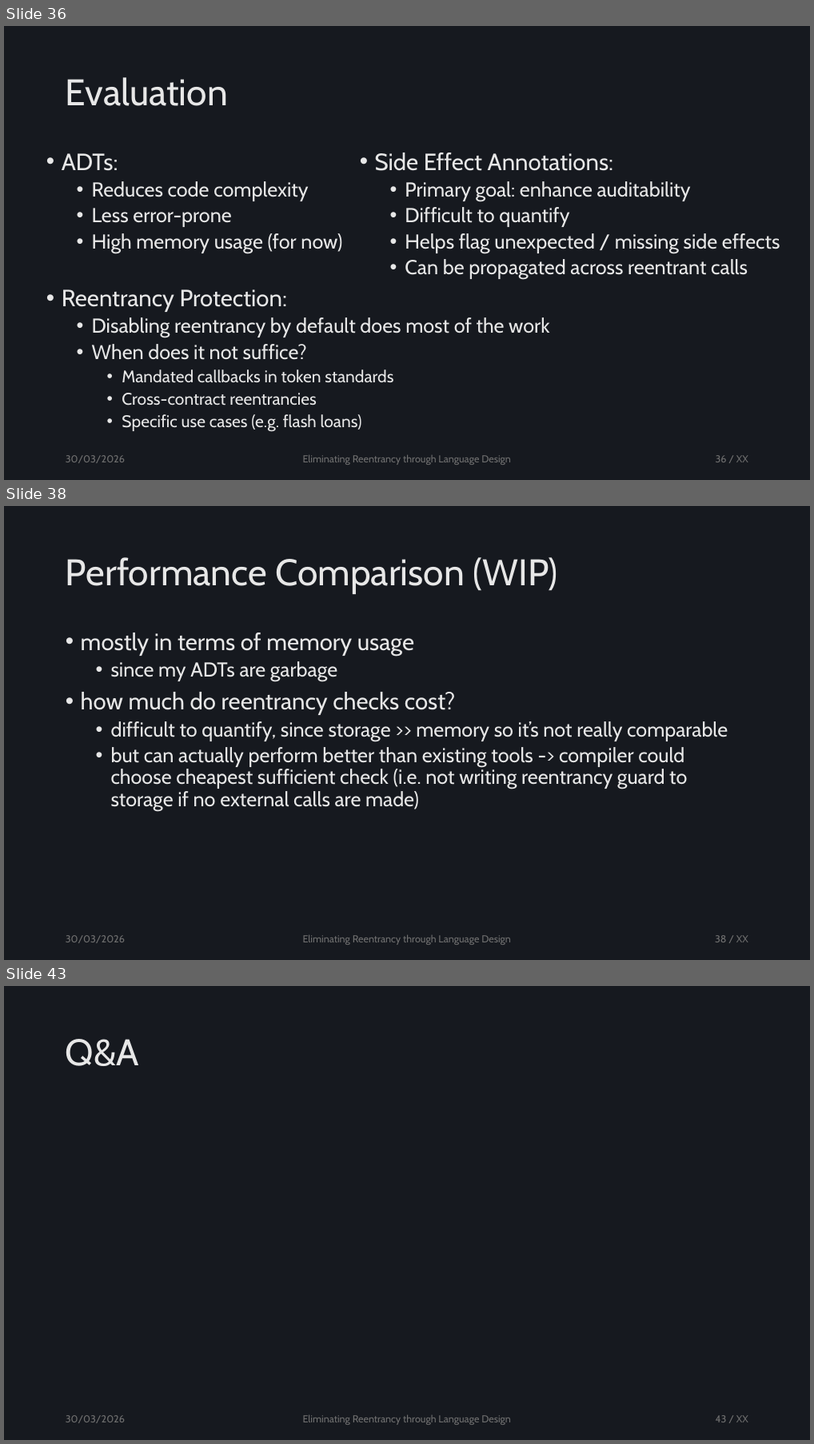
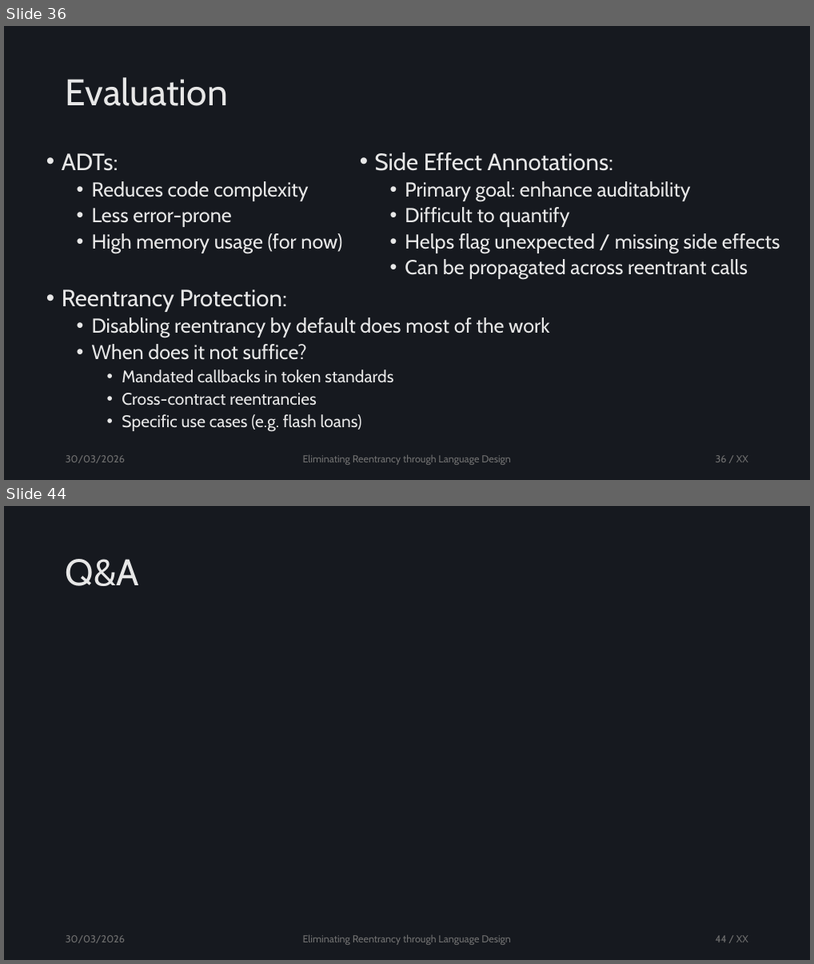
Before and after one commit to tzann/thesis, a slide deck: doc/presentation/Thesis.pptx. Shown one above the other, each under a label of ours: slides 36, 38 and 43 before the commit, slides 36 and 44 after it; the slides between them are not shown. The pictures are 814x1444 and 814x964 pixels, drawn with LibreOffice and Linux fonts; fonts in the diff are those of the drawing. Boxes give left, top, right and bottom in pixels: in the first picture for what was removed or moved away, otherwise in the second. Text is boxed around its words. In the diff, an @@ line names an element or a change of style, - is before the commit and + after.

```diff
--- a/doc/presentation/Thesis.pptx
+++ b/doc/presentation/Thesis.pptx
@@ slide 38 removed at [4,506,810,960], background #16191F @@
@@ title removed at [66,557,558,594] @@
-Performance Comparison (WIP)
@@ text removed at [81,632,728,811] @@
-• mostly in terms of memory usage
-  • since my ADTs are garbage
-• how much do reentrancy checks cost?
-  • difficult to quantify, since storage >> memory so it’s not really comparable
-  • but can actually perform better than existing tools -> compiler could choose cheapest sufficient check (i.e. not writing reentrancy guard to storage if no external calls are made)
@@ text removed at [66,935,125,943] @@
-30/03/2026
@@ text removed at [303,935,511,944] @@
-Eliminating Reentrancy through Language Design
@@ page number removed at [715,935,749,942] @@
-38 / XX
@@ what was slide 43 is now slide 44 @@
@@ page number at [716,935,749,942]: text changed @@
-43 / XX
+44 / XX
```
Also in this commit, not shown: 4 slides changed, 2 slides added, 6 other files.
